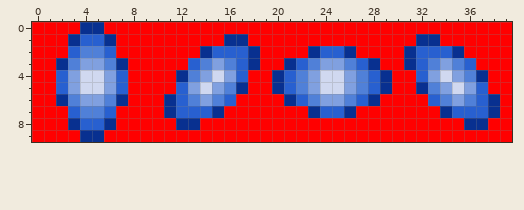
File history of a pixel-art sprite, agrajag/gfx/energy.png. Above is the file before it was changed.
The file is 40x10 pixels. Pixels under 10% opacity are left out. Colours within 5 levels of each other are drawn and written as one.
Now the later version:
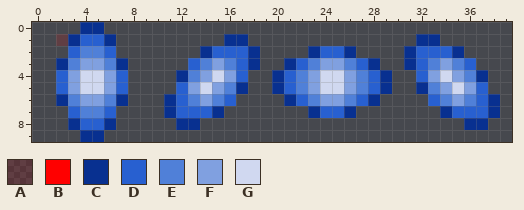
Palette (. is transparent): A #ff000024  B #ff0000  C #083090  D #2860d0  E #5080d8  F #80a0e0  G #d0d8f0
What changed:
y 0: x 0..3 BBBB -> ....; x 6..39 BBBBBBBBBBBBBBBBBBBBBBBBBBBBBBBBBB -> ..................................
y 1: x 0..2 BBB -> ..A; x 7..15 BBBBBBBBB -> .........; x 18..31 BBBBBBBBBBBBBB -> ..............; x 34..39 BBBBBB -> ......
y 2: x 0..2 BBB -> ...; x 7..13 BBBBBBB -> .......; x 19..22 BBBB -> ....; x 27..30 BBBB -> ....; x 36..39 BBBB -> ....
y 3: x 0..1 BB -> ..; x 8..12 BBBBB -> .....; x 19..20 BB -> ..; x 29..30 BB -> ..; x 37..39 BBB -> ...
y 4..5: x 0..1 BB -> ..; x 8..11 BBBB -> ....; x 18..19 BB -> ..; x 30..31 BB -> ..; x 38..39 BB -> ..
y 6: x 0..1 BB -> ..; x 8..10 BBB -> ...; x 17..20 BBBB -> ....; x 29..32 BBBB -> ....; x 39 B -> .
y 7: x 0..2 BBB -> ...; x 7..10 BBBB -> ....; x 16..22 BBBBBBB -> .......; x 27..33 BBBBBBB -> .......; x 39 B -> .
y 8: x 0..2 BBB -> ...; x 7..11 BBBBB -> .....; x 14..35 BBBBBBBBBBBBBBBBBBBBBB -> ......................; x 38..39 BB -> ..
y 9: x 0..3 BBBB -> ....; x 6..39 BBBBBBBBBBBBBBBBBBBBBBBBBBBBBBBBBB -> ..................................
